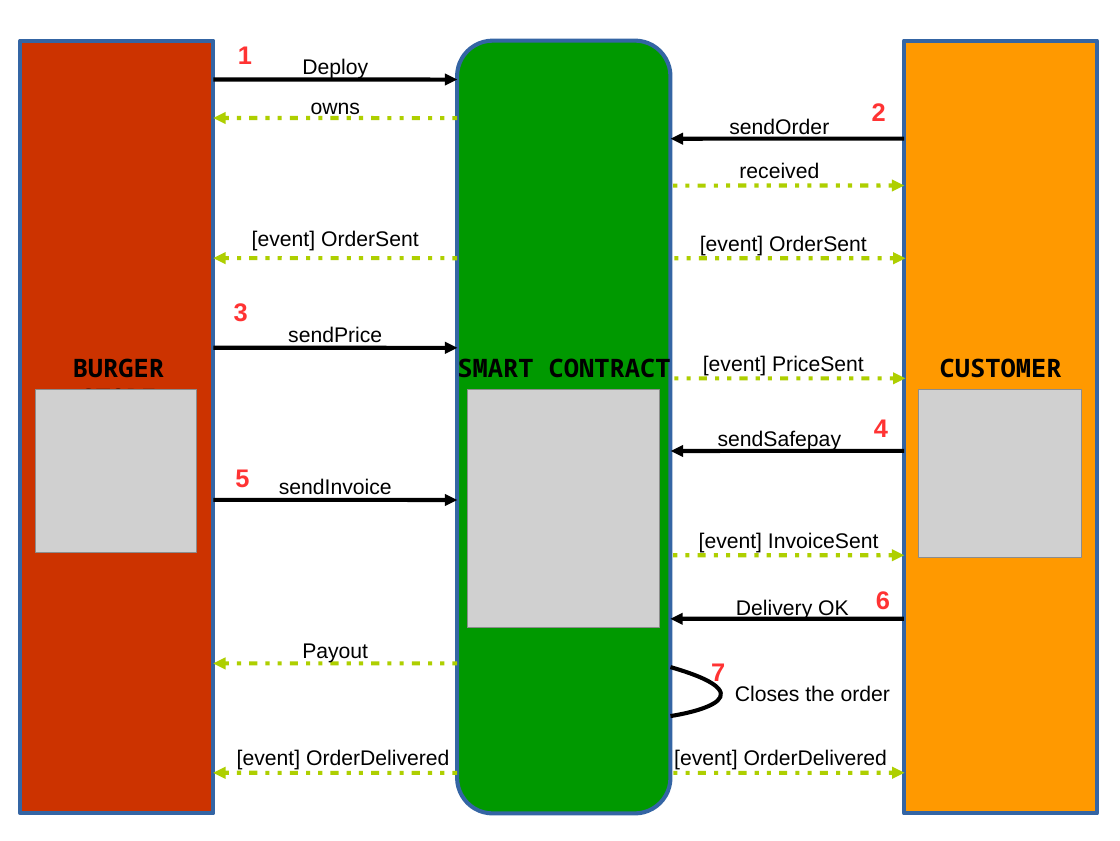
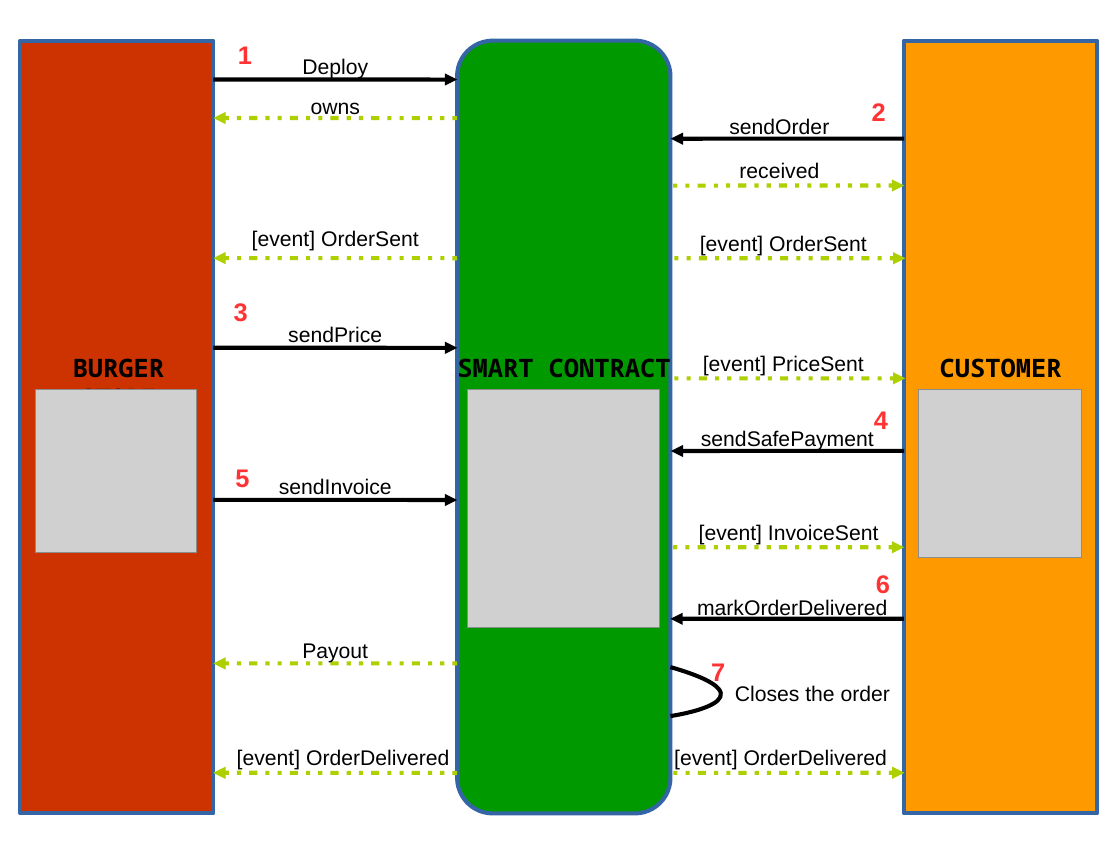
Before and after one commit to ahmetozlu/the_smart_contract_burger_store, a slide deck: slide 1 of diagra_resource.odp. Drawn at 1120x841 pixels with LibreOffice and Linux fonts; fonts in the diff are those of the drawing; grey boxes stand for pictures. Boxes give left, top, right and bottom in pixels: in the first picture for what was removed or moved away, otherwise in the second. Text is boxed around its words. In the diff, an @@ line names an element or a change of style, - is before the commit and + after.

```diff
--- a/diagra_resource.odp
+++ b/diagra_resource.odp
@@ text at [701,430,874,452]: text changed @@
-sendSafepay
+sendSafePayment
@@ 2 texts, 1 arrow: place and size @@
-2 texts, 1 arrow at [671,419,905,555]
+2 texts, 1 arrow at [671,411,905,547]
@@ text "6": place and size @@
-text "6" at [876,591,890,610]
+text "6" at [876,575,890,594]
@@ text at [697,599,887,620]: text changed @@
-Delivery OK
+markOrderDelivered
```
Also in this commit, not shown: 4 other files.
